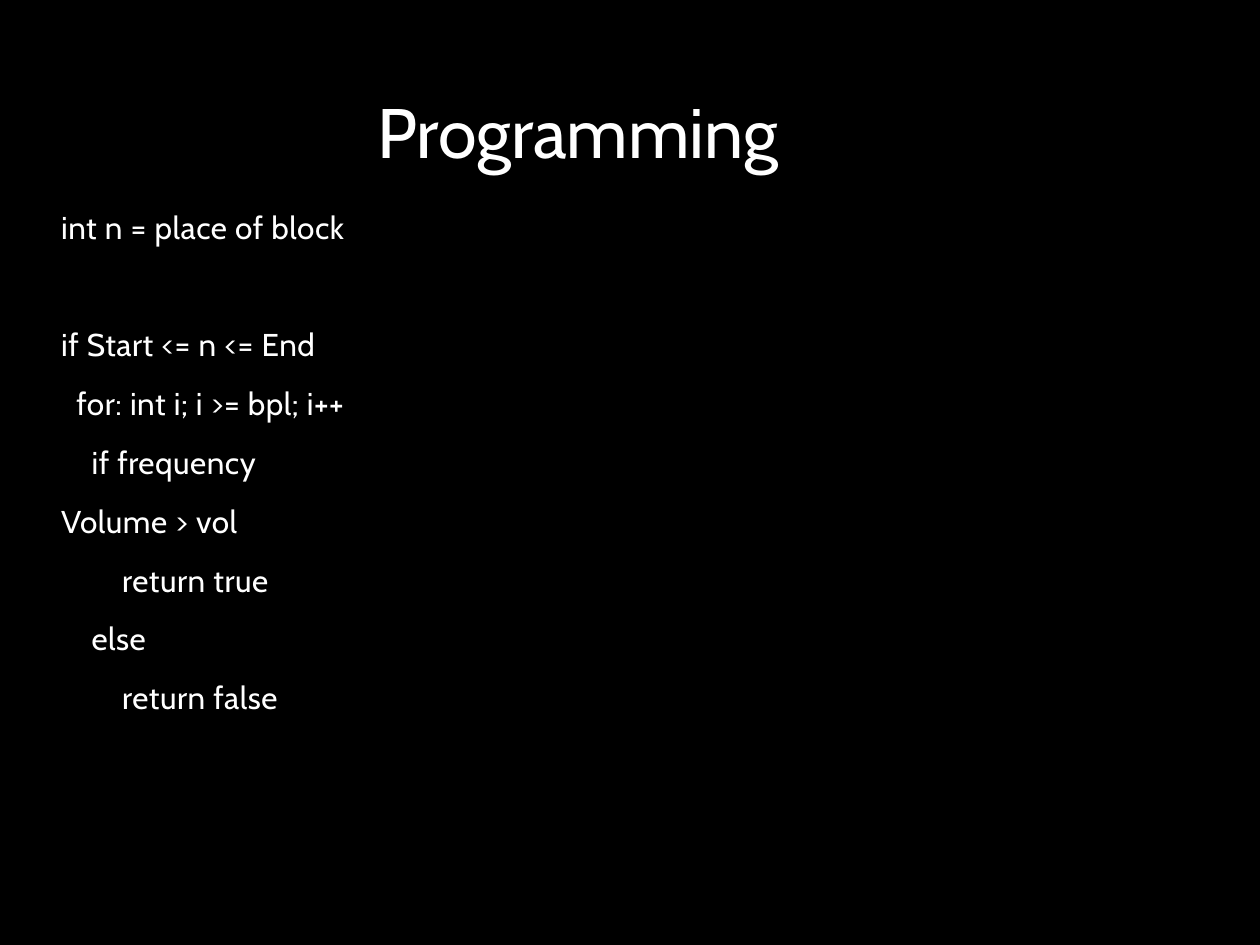
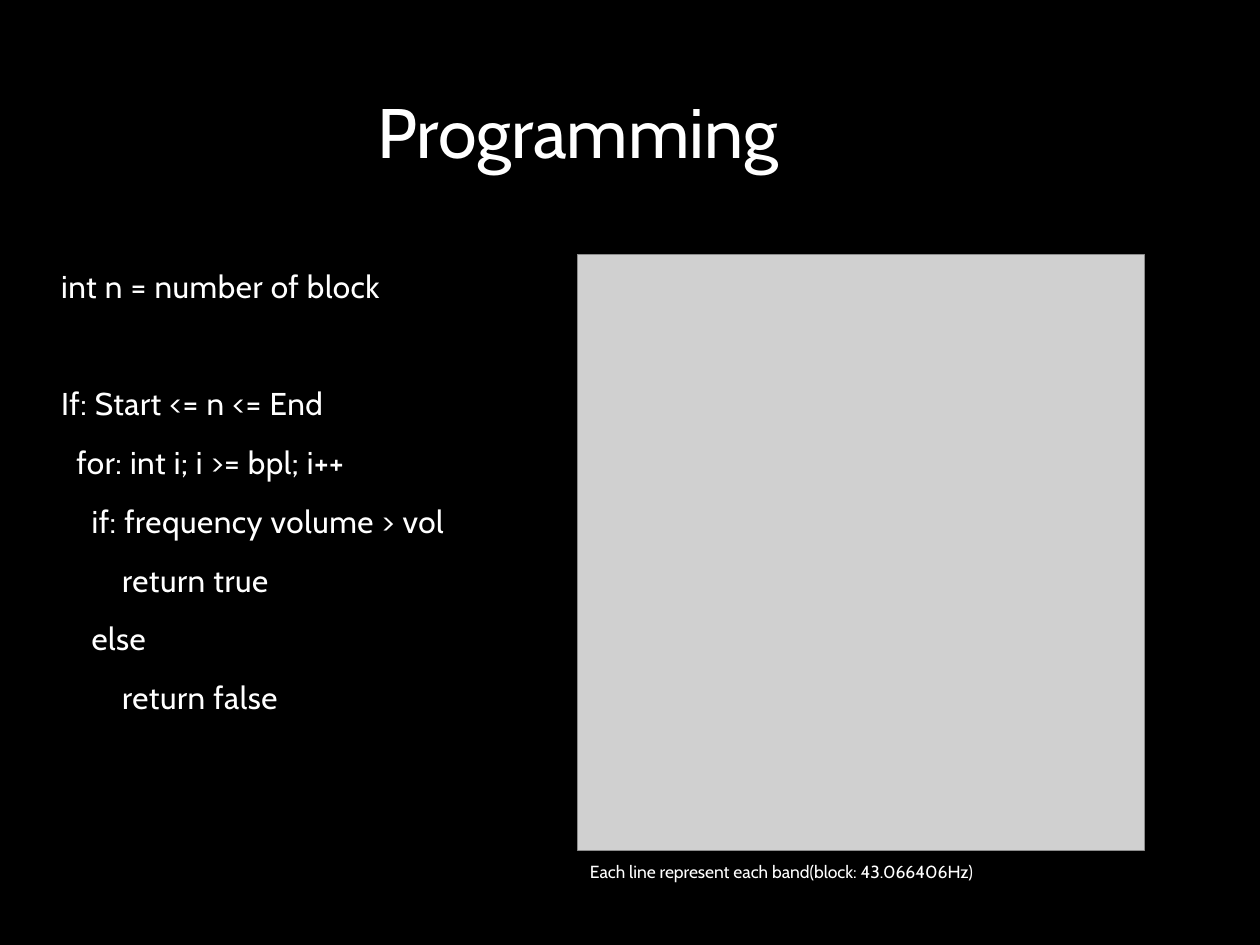
Before and after one commit to jjliang/5x5x5LEDCubeArduino, a slide deck: slide 19 of 5x5x5 LED Cube.pptx (slide 16 before the commit). Drawn at 1260x945 pixels with LibreOffice and Linux fonts; fonts in the diff are those of the drawing; grey boxes stand for pictures; background and template pictures are left out. Boxes give left, top, right and bottom in pixels: in the first picture for what was removed or moved away, otherwise in the second. Text is boxed around its words. In the diff, an @@ line names an element or a change of style, - is before the commit and + after.

```diff
--- a/5x5x5 LED Cube.pptx
+++ b/5x5x5 LED Cube.pptx
@@ picture added at (x1=577, y1=255, x2=1144, y2=850) @@
@@ text at (x1=61, y1=274, x2=380, y2=416): text changed @@
-int n = place of block
-if Start <= n <= End
+int n = number of block
+If: Start <= n <= End
@@ text at (x1=92, y1=509, x2=444, y2=540): text changed @@
-if frequency
-Volume > vol
+if: frequency volume > vol
@@ text added at (x1=590, y1=865, x2=973, y2=882), 10 pt, text #FFFFFF @@
+Each line represent each band(block: 43.066406Hz)
```
Also in this commit, not shown: 9 other slides changed, 3 slides added.
